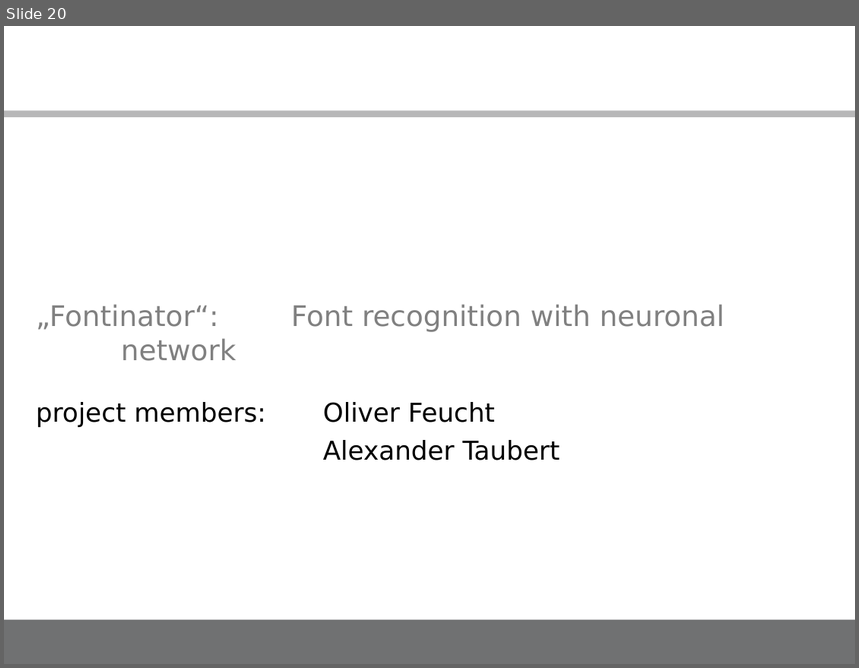
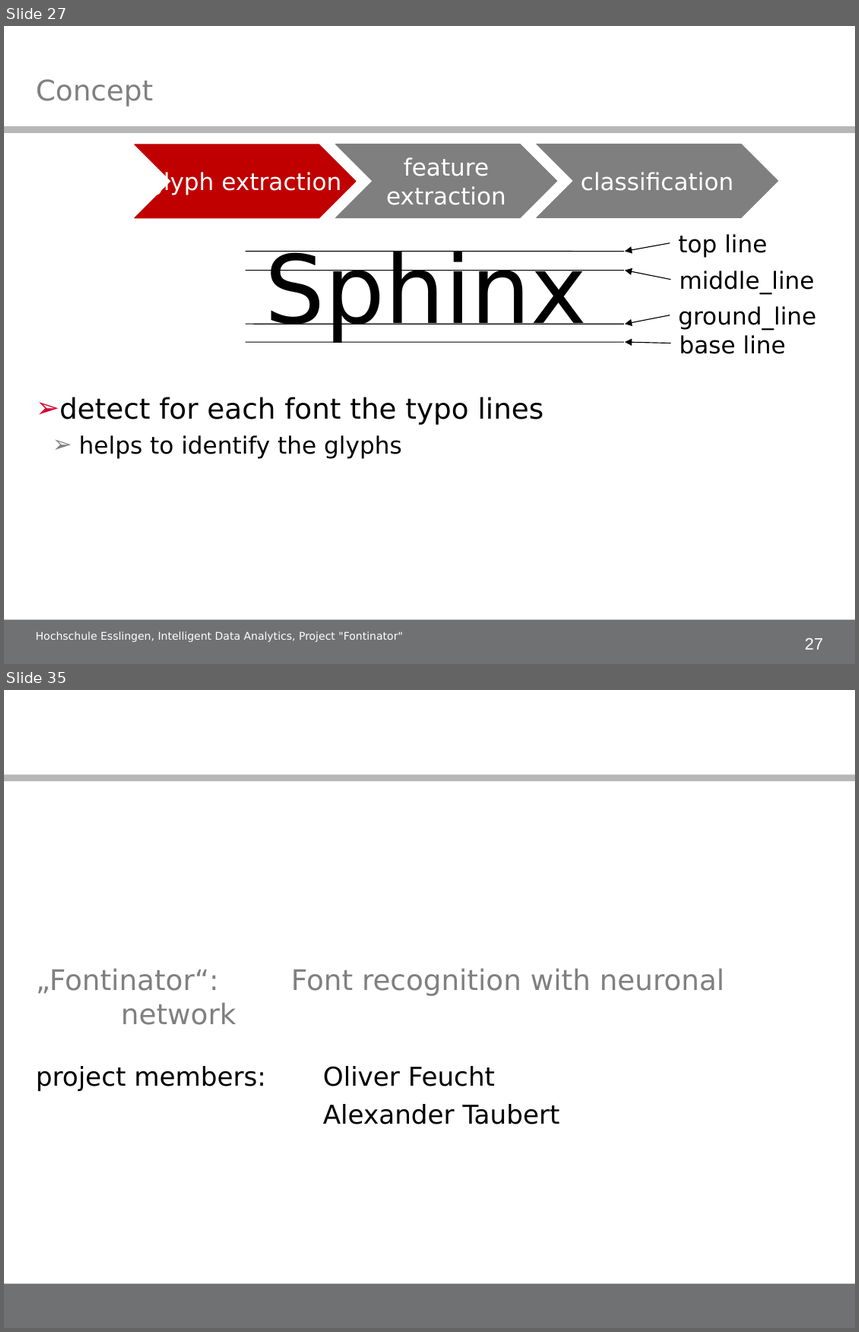
Before and after one commit to alex-ta/Fontinator, a slide deck: Documents/IDA_project_presentation.ppt. Shown one above the other, each under a label of ours: slide 20 before the commit, slides 27 and 35 after it; the slides between them are not shown. The pictures are 859x668 and 859x1332 pixels, drawn with LibreOffice and Linux fonts; fonts in the diff are those of the drawing; background and template pictures are left out. Boxes give left, top, right and bottom in pixels: in the first picture for what was removed or moved away, otherwise in the second. Text is boxed around its words. In the diff, an @@ line names an element or a change of style, - is before the commit and + after.

Commit message:
Edited Project presentation (Pages: 5,6, 20, 21, 22, 23)

```diff
--- a/Documents/IDA_project_presentation.ppt
+++ b/Documents/IDA_project_presentation.ppt
@@ slide 27 added at <box>4,26,855,664</box>, background #FFFFFF; not listed: 1 template element that a slide beside it also shows @@
@@ title added at <box>36,79,153,106</box>, 24 pt, text #808080 @@
+Concept
@@ rectangle added at <box>4,126,855,133</box>, fill #707172 at 50% opacity @@
@@ freeform shape added at <box>134,145,356,218</box>, fill #C00000, outline #C00000 0.74 pt, 20 pt, text #FFFFFF @@
+glyph extraction
@@ freeform shape added at <box>336,145,557,218</box>, fill #7F7F7F, outline #7F7F7F 0.74 pt, 20 pt, text #FFFFFF @@
+feature extraction
@@ freeform shape added at <box>537,145,778,218</box>, fill #7F7F7F, outline #7F7F7F 0.74 pt, 20 pt, text #FFFFFF @@
+classification
@@ text added at <box>36,251,586,459</box>, 24 pt, text #000000 @@
+Sphinx
+➢ detect for each font the typo lines
+  ➢ helps to identify the glyphs
@@ line added from (246, 252) to (623, 252), #000000 0.74 pt @@
@@ arrow added from (670, 243) to (624, 252), #000000 0.74 pt @@
@@ text added at <box>678,234,767,257</box>, 20 pt, text #000000 @@
+top line
@@ line added from (246, 270) to (623, 270), #000000 0.74 pt @@
@@ arrow added from (671, 280) to (624, 270), #000000 0.74 pt @@
@@ text added at <box>680,271,815,294</box>, 20 pt, text #000000 @@
+middle_line
@@ arrow added from (670, 316) to (624, 324), #000000 0.74 pt @@
@@ text added at <box>678,306,816,329</box>, 20 pt, text #000000 @@
+ground_line
@@ line added from (246, 324) to (623, 324), #000000 0.74 pt @@
@@ line added from (246, 343) to (623, 343), #000000 0.74 pt @@
@@ arrow added from (671, 344) to (624, 342), #000000 0.74 pt @@
@@ text added at <box>680,335,786,354</box>, 20 pt, text #000000 @@
+base line
@@ text added at <box>36,632,403,642</box>, 9 pt, text #FFFFFF @@
+Hochschule Esslingen, Intelligent Data Analytics, Project "Fontinator"
@@ page number added at <box>805,639,823,650</box>, 14 pt, text #FFFFFF @@
+27
@@ what was slide 20 is now slide 35 @@
```
Also in this commit, not shown: 6 slides changed, 14 other slides added.
